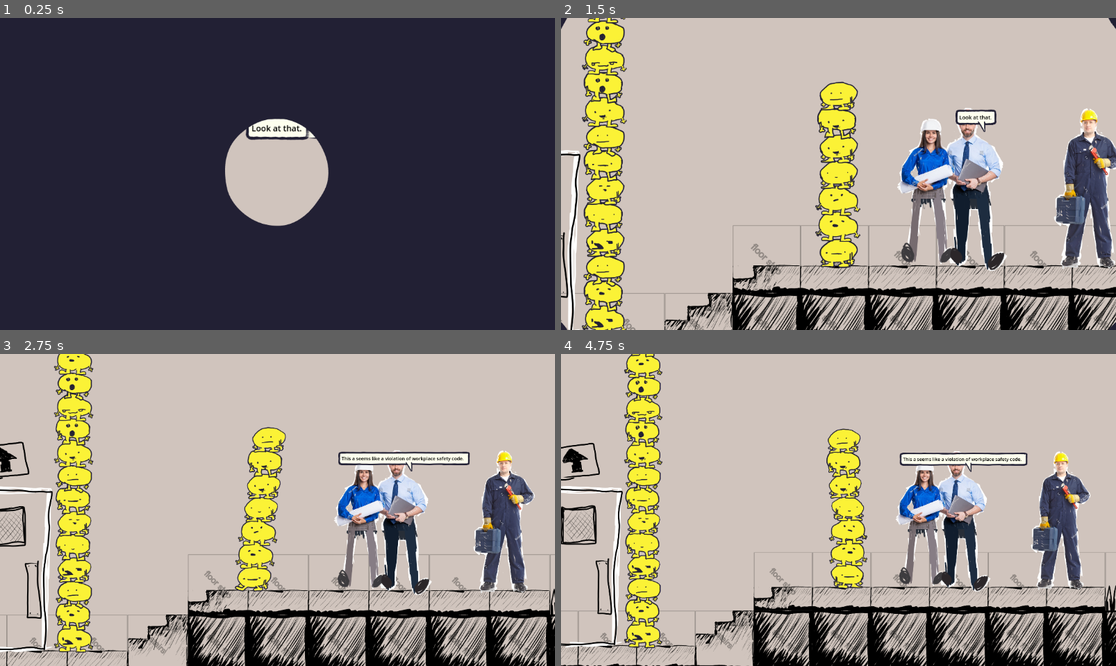
Above: before the commit, frames 1-4 (two rows, left to right).
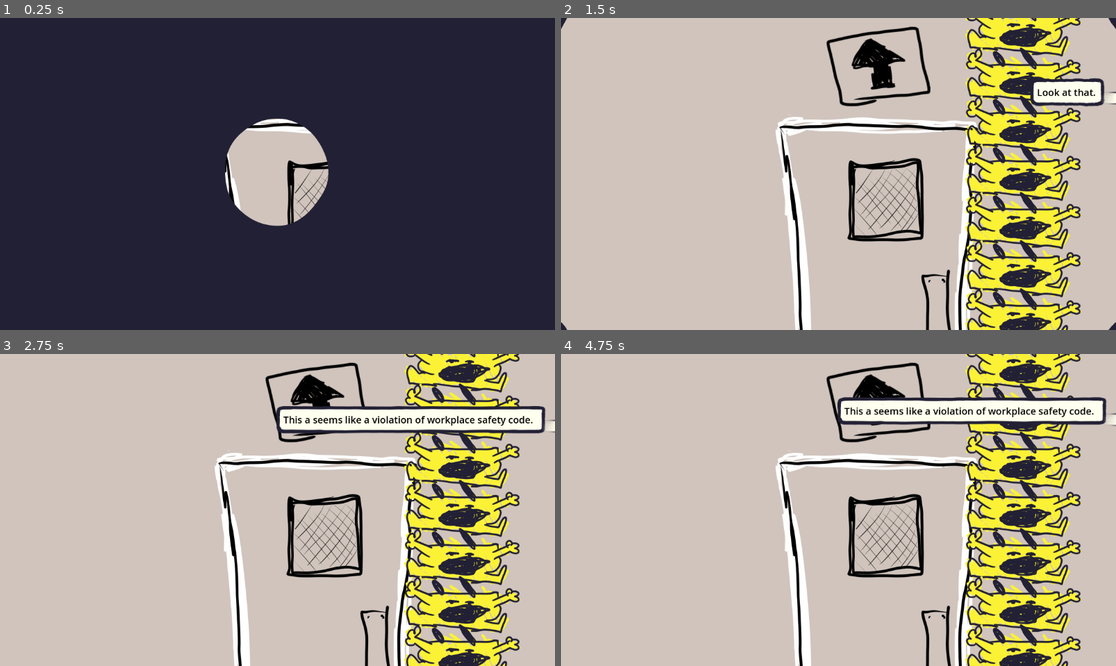
Above: after the commit, the same moments.

Repository: JCoMcL/gourt-game
Game: Godot game, scene res://level/level-container.tscn
The game is run twice, just before and just after one commit, with the same random seed, the same clock (stepped at 60 frames per second) and the same inputs.
Inputs (mouse positions are in pixels of both pictures, inside the frame that each line leads up to):
- Up to frame 1 (0.25 s): no input
- Up to frame 2 (1.5 s): drag from (1016, 214) to (894, 105) at 0.52 s; drag from (1099, 189) to (810, 236) at 1.27 s
- Up to frame 3 (2.75 s): move the mouse to (333, 441) at 2.02 s; hold Left (go left) from 2.03 s (still down); hold Mouse wheel down (move equipment down) from 2.03 s (still down)
- Up to frame 4 (4.75 s): release Left (go left) at 2.75 s; release Mouse wheel down (move equipment down) at 2.75 s; drag from (810, 572) to (993, 506) at 2.77 s; move the mouse to (1005, 556) at 3.52 s; hold Right (go right) 3.53-4.25 s; hold Right mouse button (probe) 3.53-4.25 s; drag from (672, 463) to (755, 432) at 4.27 s

The runs differ from the first frame. In frame 1, 1.2% of the frame differs, in the area x 40-60%, y 32-67%; in frame 2, 46%; in frame 3, 46%, in the area x 0-100%, y 0-100%; in frame 4, 46%.
Error after the commit: Parse Error: Could not parse global class "Gourt" from "res://gourts/gourt.gd". (res://gourts/gourtilities.gd:12)

Commit message:
fix some issues with angular velocity and reorganise gourt code

Diff:
--- a/gourts/gourt.gd
+++ b/gourts/gourt.gd
@@ -11,7 +11,7 @@
 @onready var BODY: AnimatedSprite2D = $Body
 @onready var FACE: AnimatedSprite2D = $Body/Face
 
-var angular_velocity = 0
+var angular_velocity: float = 0
 
 func identify(lines = []):
 	super([
@@ -79,7 +79,6 @@
 	angular_velocity += Yute.triangular_distribution(-5,5)
 
 	$DeathSFX.play()
-
 
 func command(c: Commands) -> void:
 	if foot_friend:
@@ -237,6 +236,9 @@
 
 	super(delta) #performs move_and_slide
 
+	if is_on_floor():
+		angular_velocity = 0
+
 # TODO a lot of this code should be moved into the AnimatedSprite2D
 const IDLE = "I_"
 const ACTIVE = "A_"
@@ -269,7 +271,7 @@
 		set_facing(foot_friend.facing)
 
 	if velocity.y > 100: #falling
-		angular_velocity += 1 * delta * sign(angular_velocity)
+		angular_velocity += 1 * delta * sign(-velocity.x if angular_velocity == 0 else angular_velocity)
 		if Yute.percent_chance(velocity.y / 100):
 			BODY.play(fall_anim)
 	elif walk_target != 0:
@@ -279,9 +281,35 @@
 		BODY.play(body_anim)
 		FACE.play(face_anim)
 
+func die():
+	collision_layer = 0
+	collision_mask = 0
+	walk_target = 0
+	abdicate()
+	if foot_friend:
+		foot_friend.head_friend = null #BM1
+		foot_friend = null
+	if head_friend:
+		head_friend.foot_friend = null
+		head_friend = null
+
+	# Animation
+	auto_animate = false
+	face_anim="A_lifeless"
+	body_anim=fall_anim
+	FACE.play(face_anim)
+	FACE.set_frame_and_progress(
+		int( (Yute.randf_exp()) * FACE.sprite_frames.get_frame_count(face_anim) ),
+		0
+	)
+	FACE.visible = false # Face will be made visible by main animation loop after shock animation ends
+	BODY.play(get_animations_of_type(BODY, "A_explosive").pick_random())
+	angular_velocity += Yute.triangular_distribution(-5,5)
+
+	$DeathSFX.play()
+
 func _process(delta: float) -> void:
-	if foot_friend or head_friend:
-		angular_velocity = 0
+	if foot_friend or head_friend or is_on_floor():
 		BODY.rotation = 0
 	else:
 		BODY.rotation += angular_velocity * delta
